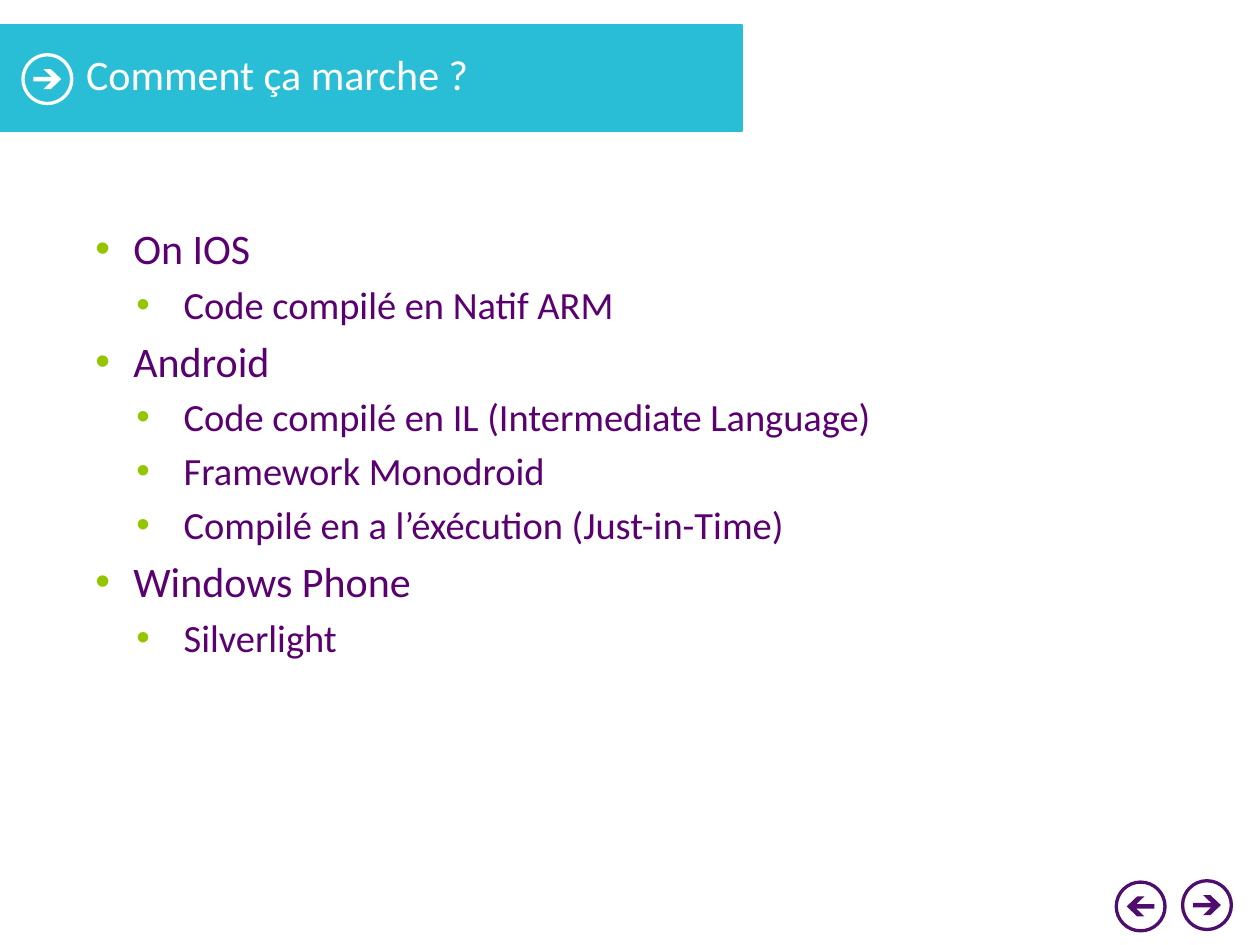
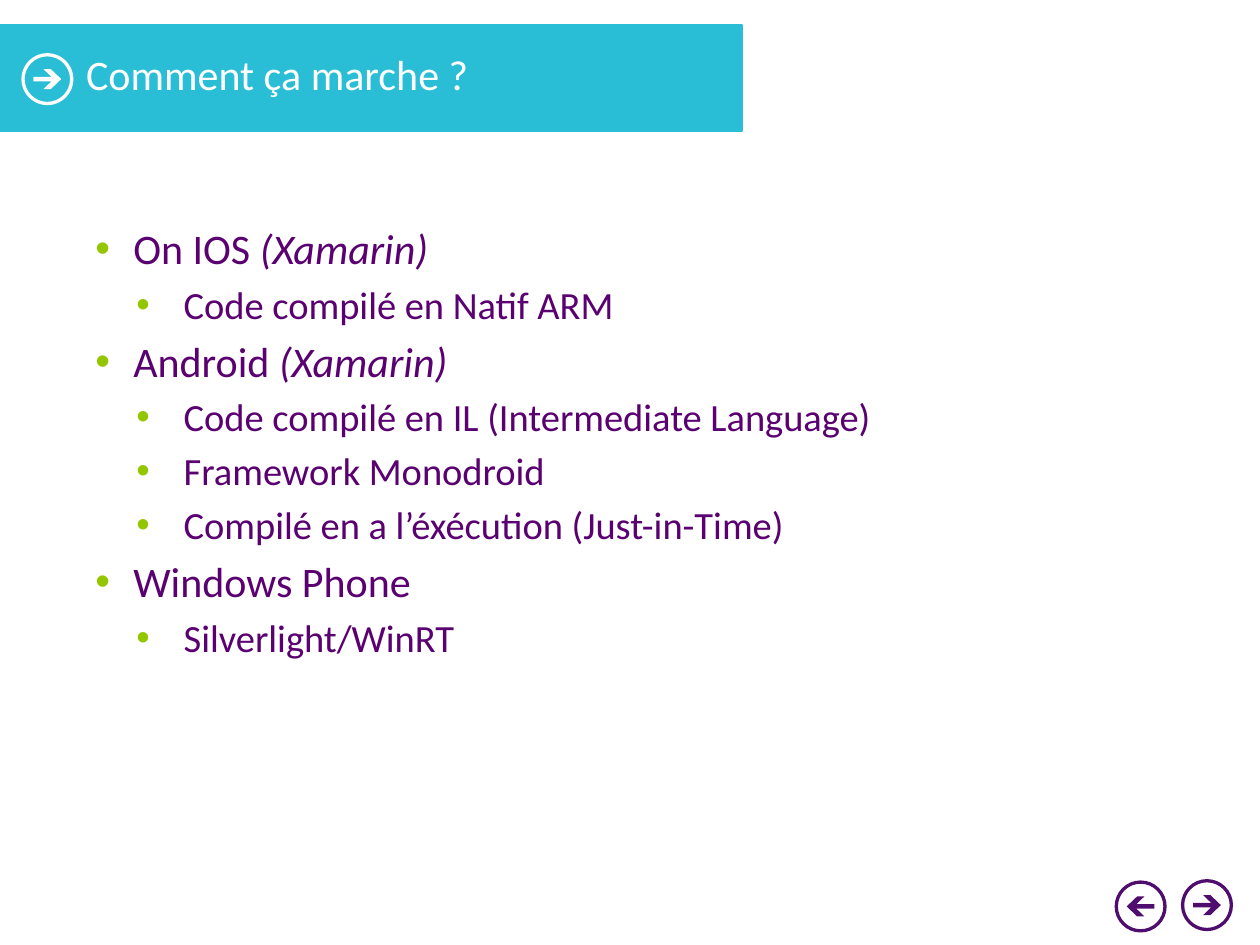
Before and after one commit to lnimong/prezxamarin, a slide deck: slide 14 of XamarinPrez.pptx (slide 13 before the commit). Drawn at 1260x945 pixels with LibreOffice and Linux fonts; fonts in the diff are those of the drawing; background and template pictures are left out. Boxes give left, top, right and bottom in pixels: in the first picture for what was removed or moved away, otherwise in the second. Text is boxed around its words. In the diff, an @@ line names an element or a change of style, - is before the commit and + after.

```diff
--- a/XamarinPrez.pptx
+++ b/XamarinPrez.pptx
@@ text at (133, 233, 428, 270): text changed; italic on @@
-• On IOS
+• On IOS (Xamarin)
@@ text at (133, 346, 447, 383): text changed; italic on @@
-• Android
+• Android (Xamarin)
@@ text at (184, 625, 454, 659): text changed @@
-  • Silverlight
+  • Silverlight/WinRT
```
Also in this commit, not shown: 1 other slide changed, 1 slide added.
